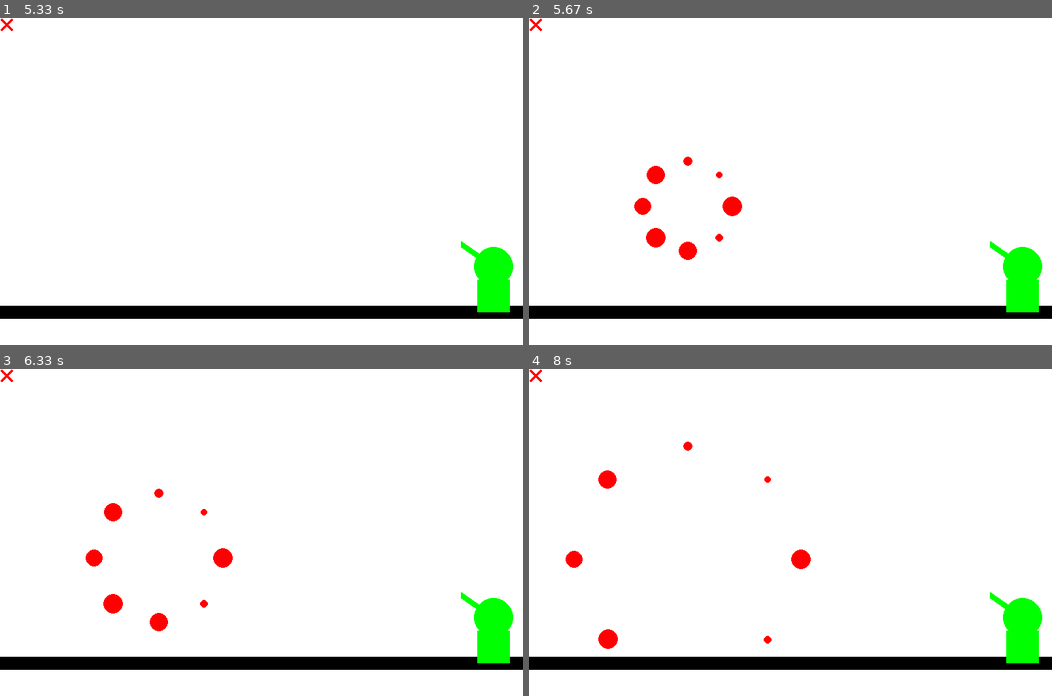
Above: before the commit, frames 1-4 (two rows, left to right).
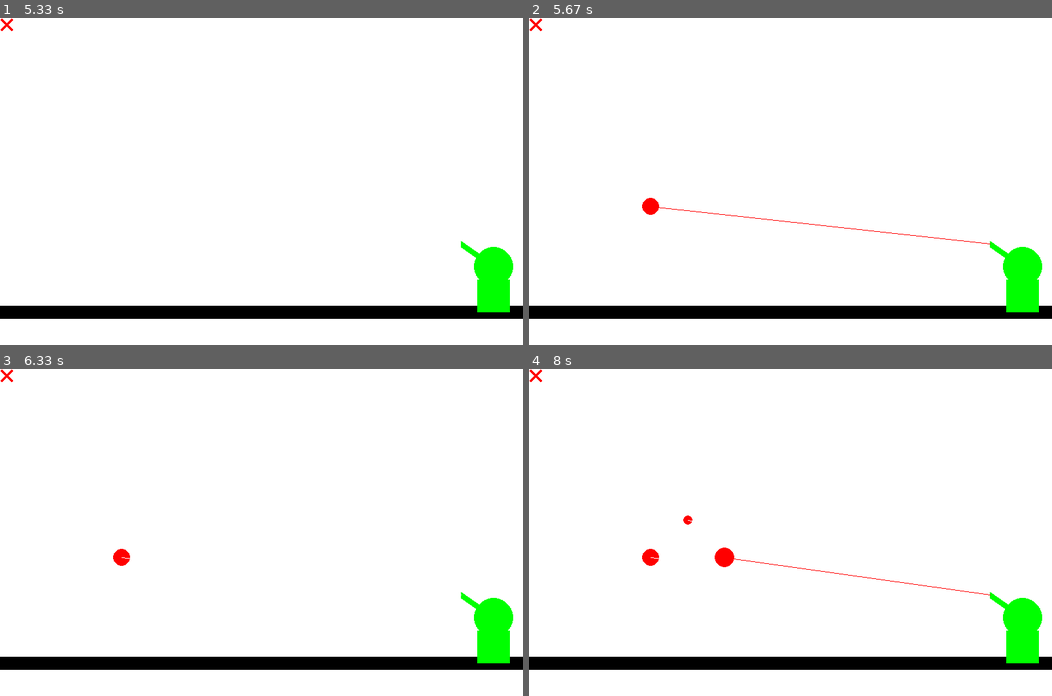
Above: after the commit, the same moments.

Repository: BapL49/projet-1---feu-d-artifices
Game: pygame game, started from main.py
Same seed, same stepped clock (60 frames per second), same inputs: the game is played once before the commit and once after it.
Inputs (mouse positions are in pixels of both pictures, inside the frame that each line leads up to):
- Up to frame 1 (5.33 s): no input
- Up to frame 2 (5.67 s): click (685, 207) at 5.38 s
- Up to frame 3 (6.33 s): no input
- Up to frame 4 (8 s): no input

Frame 1 is identical in both runs. In frame 2, 1.0% of the frame differs, in the area x 20-89%, y 42-74%; in frame 3, 1.0%; in frame 4, 1.1%, in the area x 7-89%, y 22-86%.

Commit message:
update of merge branch

Diff:
--- a/class_Tourelle.py
+++ b/class_Tourelle.py
@@ -16,8 +16,8 @@
 
         self.fenetre = fenetre #doit tojours etre la fenetre
         self.fenetre_rect = fenetre.get_rect()
-        global points#variable global des points
-        points = 0
+        self.collition=False
+
 
 
     #implementer tri
@@ -26,21 +26,19 @@
         self.position=position_tir
         self.positionX = firework.positionX
         self.positionY = firework.positionY
-        self.rect= firework.rect
+        self.rect= firework.circle
         self.circle_radius = firework.circle_radius
-        global collition
-        collition=False
 
         for i in range(3):
-
             tir = pygame.draw.line(self.fenetre,ROUGE,self.position,(self.positionX, self.positionY))
+            pygame.display.update(tir)
 
             if tir.colliderect(self.rect):#collision avec la divition
-                pygame.draw.circle(self.fenetre, BLANC , (self.positionX, self.positionY), self.circle_radius)
-                points+=1
-                collition=True
+
+                self.collition=True
+
 
             time.sleep(0.1)
-            pygame.draw.line(self.fenetre,BLANC,self.position,(self.positionX,self.positionY))
+            pygame.display.update(pygame.draw.line(self.fenetre,BLANC,self.position,(self.positionX,self.positionY)))
             #3 tirs par seg
         time.sleep(1.0)
--- a/main.py
+++ b/main.py
@@ -11,6 +11,9 @@
 # position Y du sol
 limiteSol = 440
 fenetre = display.set_mode((800,500))
+
+turret = Tourelle(fenetre)#instance de la classe tourelle
+
 
 def fireworkFunction(posY, posX): # crée les instances de la classe division
     centre_cercle = [posX, posY]
@@ -28,15 +31,14 @@
     for firework in list_fireworks:
         # deltaTime in seconds.
         firework.update() # actualise la position des division
-
+        turret.tir((705,345),firework)
 
         # supprime la divison si elle se trouve au dessus de limiteSol
-        if firework.positionY >= limiteSol:
+        if firework.positionY >= limiteSol or turret.collition==True:
             list_fireworks.remove(firework)
 
 
-#instance de la classe tourelle
-turret = Tourelle(fenetre)
+
 
 
 #Fonction Principale
